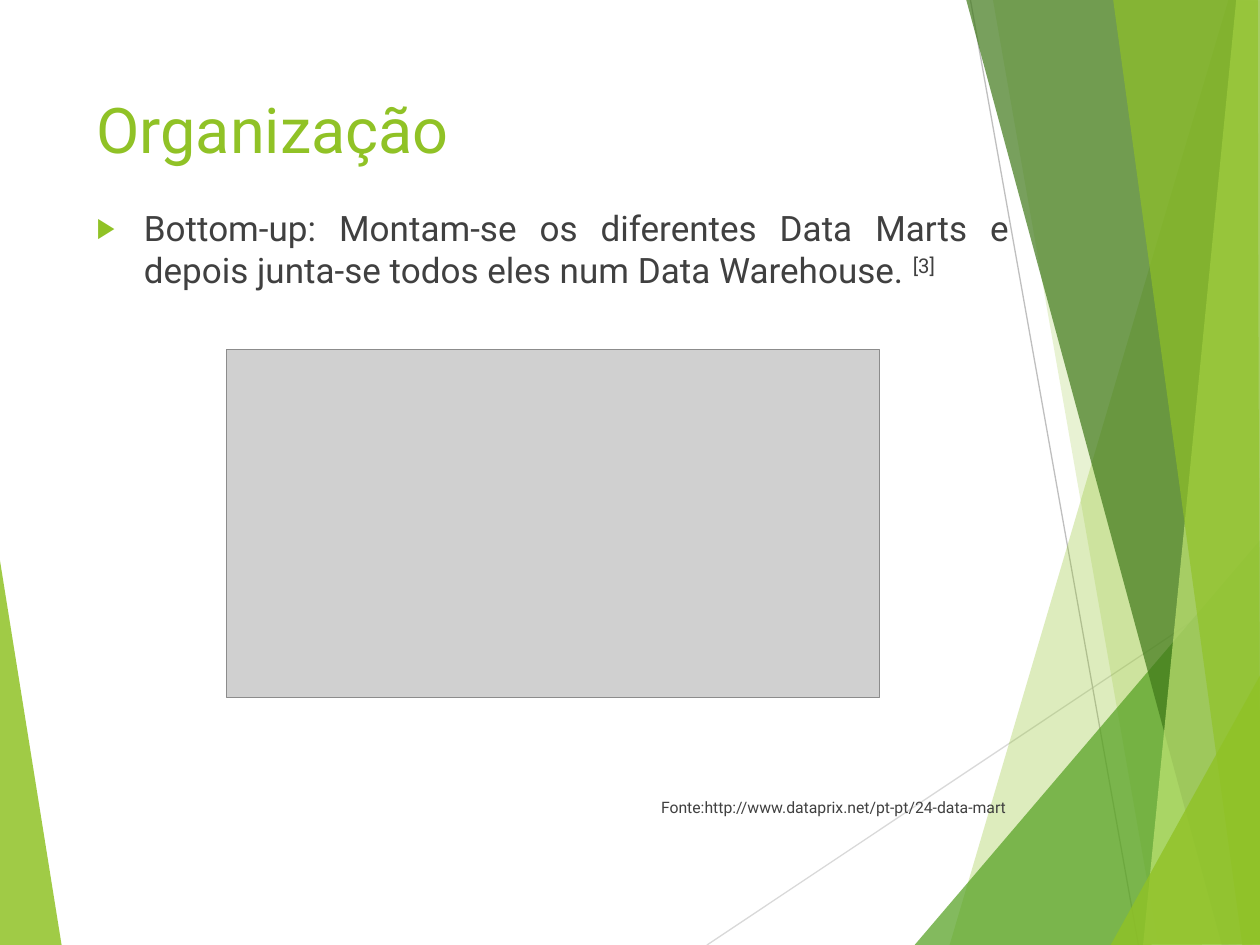
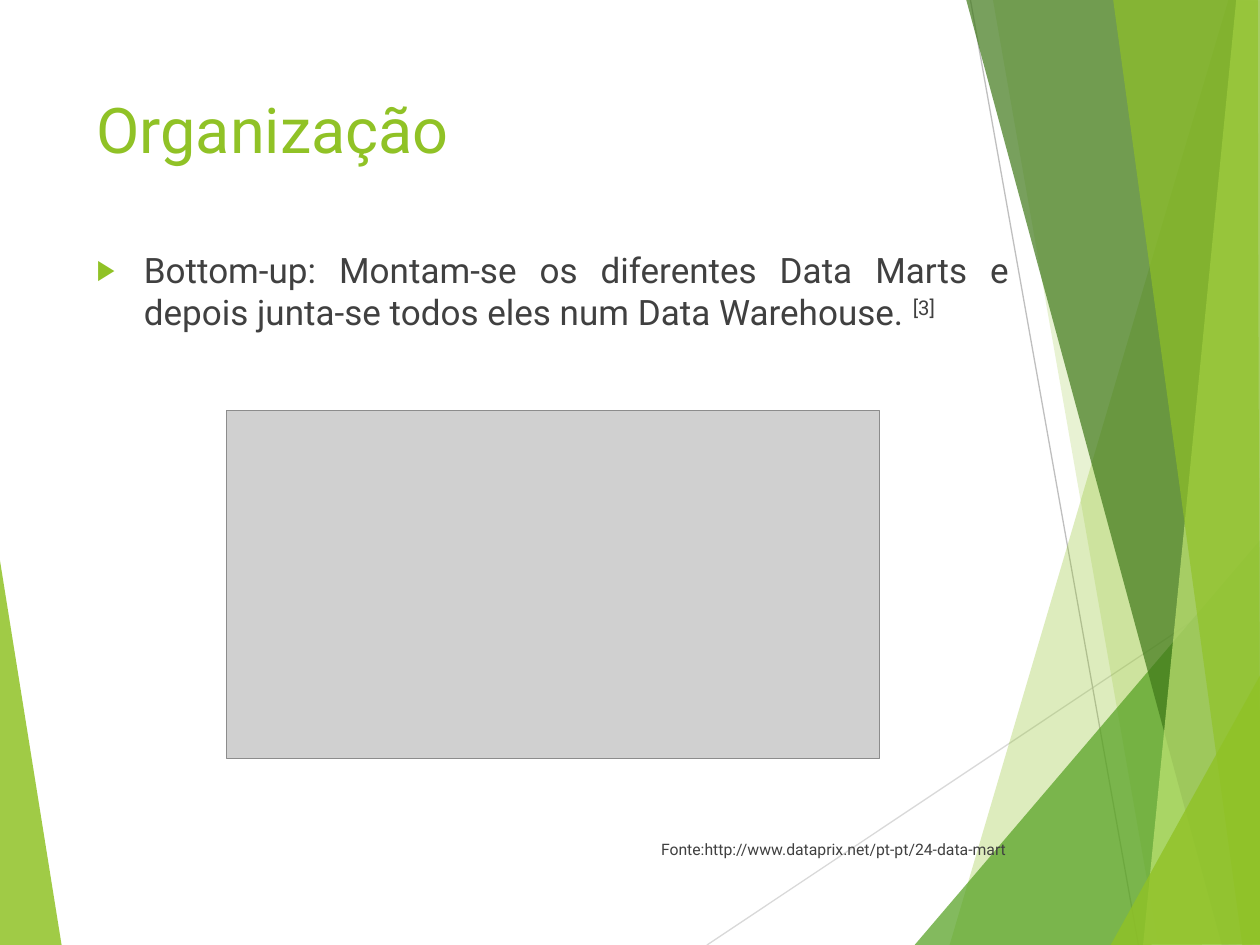
Before and after one commit to rodrigofegui/UnB-BancoDeDados-2016.2, a slide deck: slide 11 of Seminario/Data Warehouse.pptx (slide 10 before the commit). Drawn at 1260x945 pixels with LibreOffice and Linux fonts; fonts in the diff are those of the drawing; grey boxes stand for pictures. Boxes give left, top, right and bottom in pixels: in the first picture for what was removed or moved away, otherwise in the second. Text is boxed around its words. In the diff, an @@ line names an element or a change of style, - is before the commit and + after.

```diff
--- a/Seminario/Data Warehouse.pptx
+++ b/Seminario/Data Warehouse.pptx
@@ text "Bottom-up: Montam-se os diferentes Data ..." rewrapped from (144, 209, 1009, 818) to (144, 256, 1009, 860) @@
@@ picture: place and size @@
-picture at (227, 349, 879, 697)
+picture at (227, 411, 879, 759)
```
Also in this commit, not shown: 3 other slides changed, 3 slides added, 1 slide removed, 1 other file.
